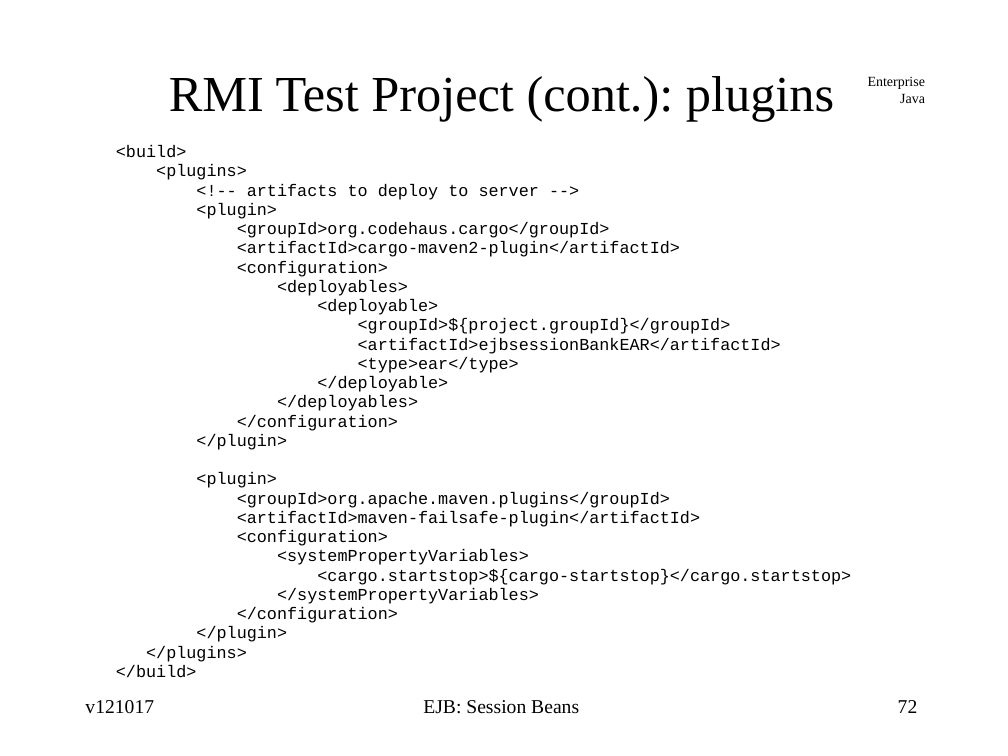
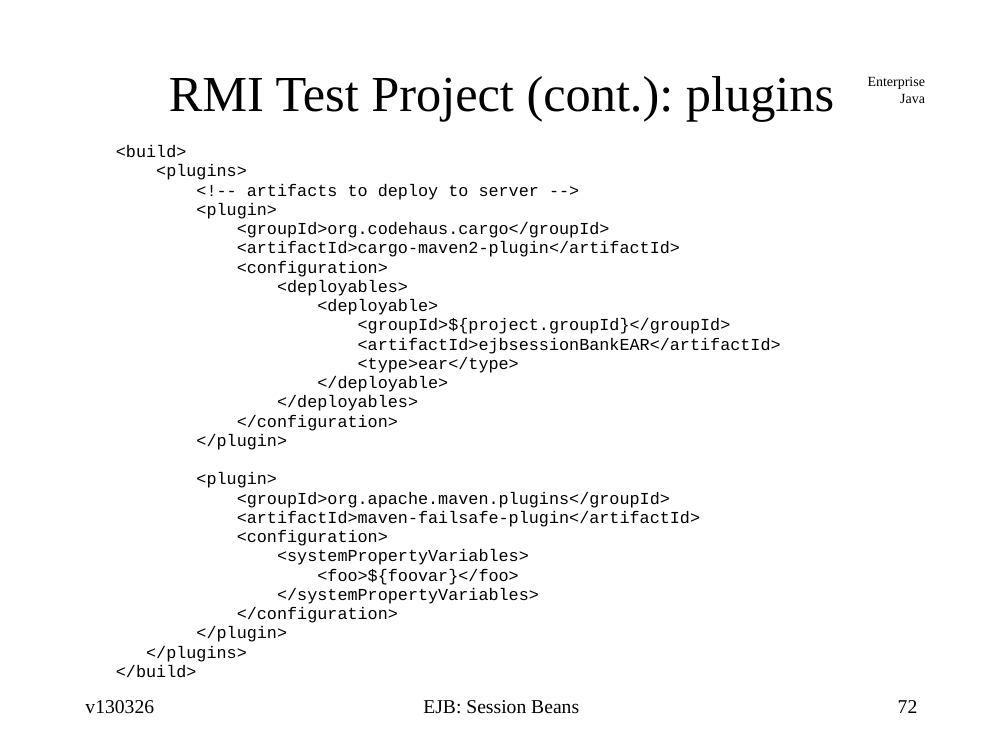
Before and after one commit to jcstaff/ejava-javaee, a slide deck: slide 72 of ejbsessionBank/src/site/resources/lectures/ejbSession.ppt. Drawn at 1008x756 pixels with LibreOffice and Linux fonts; fonts in the diff are those of the drawing. Boxes give left, top, right and bottom in pixels: in the first picture for what was removed or moved away, otherwise in the second. Text is boxed around its words. In the diff, an @@ line names an element or a change of style, - is before the commit and + after.

```diff
--- a/ejbsessionBank/src/site/resources/lectures/ejbSession.ppt
+++ b/ejbsessionBank/src/site/resources/lectures/ejbSession.ppt
@@ text at bbox=[317, 569, 518, 585]: text changed @@
-<cargo.startstop>${cargo-startstop}</cargo.startstop>
+<foo>${foovar}</foo>
@@ text at bbox=[85, 700, 154, 714]: text changed @@
-v121017
+v130326
```
Also in this commit, not shown: 72 other slides changed, 1 slide added, 1 slide removed, 1 other file.
